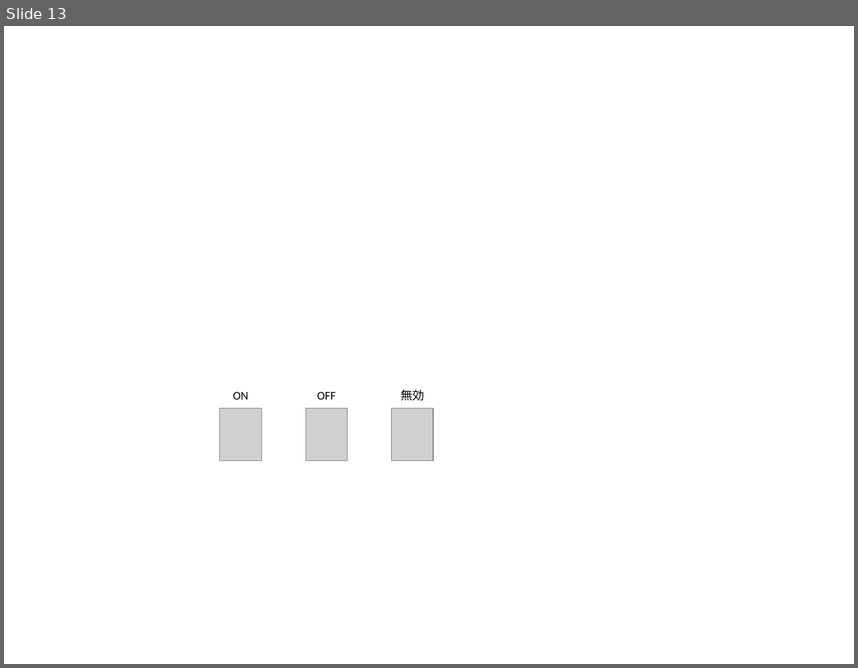
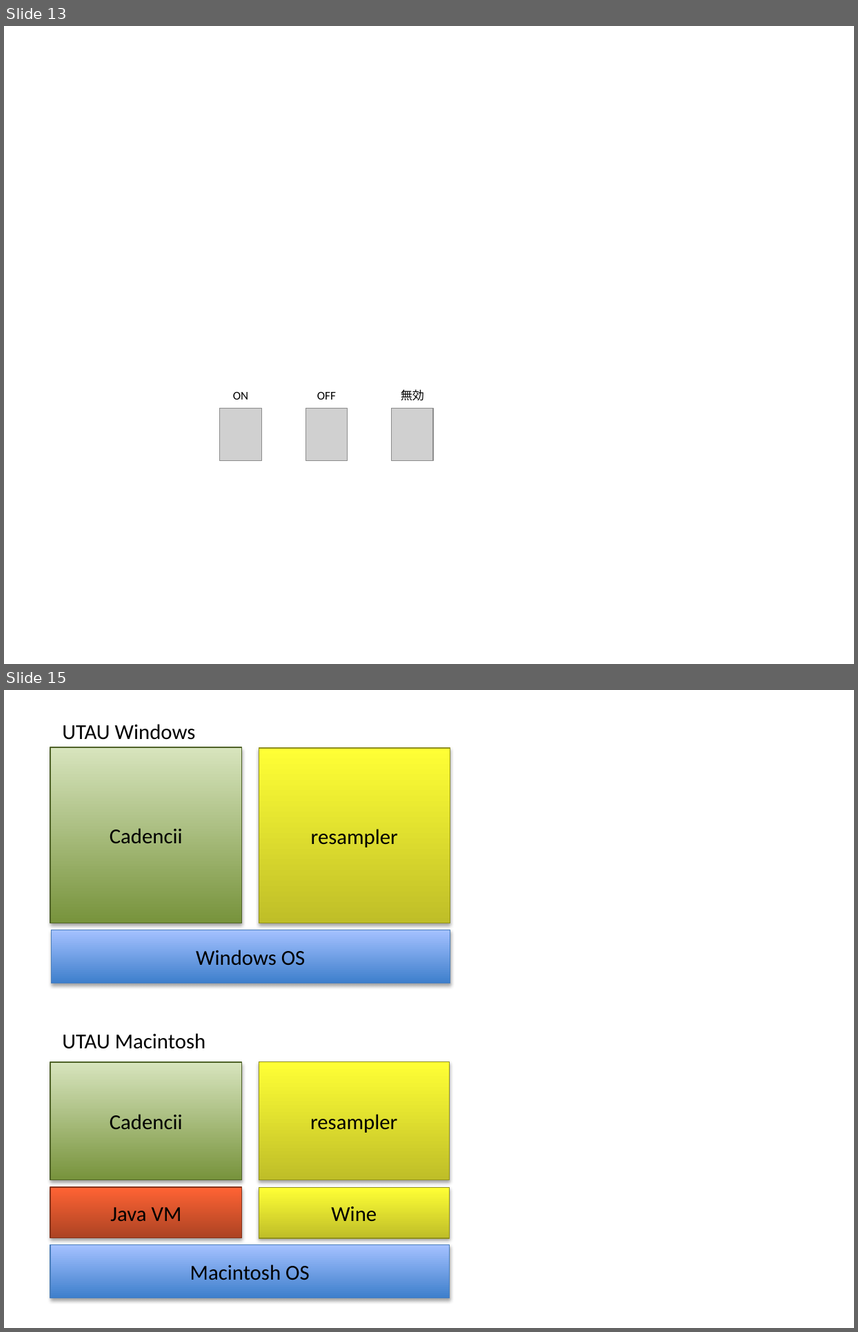
Before and after one commit to cadencii/cadencii, a slide deck: Cadencii/manual/manual.pptx. Shown one above the other, each under a label of ours: slide 13 before the commit, slides 13 and 15 after it; the slides between them are not shown. The pictures are 858x668 and 858x1332 pixels, drawn with LibreOffice and Linux fonts; fonts in the diff are those of the drawing; grey boxes stand for pictures. Boxes give left, top, right and bottom in pixels: in the first picture for what was removed or moved away, otherwise in the second. Text is boxed around its words. In the diff, an @@ line names an element or a change of style, - is before the commit and + after.

```diff
--- a/Cadencii/manual/manual.pptx
+++ b/Cadencii/manual/manual.pptx
@@ slide 15 added at (x1=4, y1=690, x2=854, y2=1328), background #FFFFFF @@
@@ text added at (x1=62, y1=724, x2=196, y2=740), 18 pt, text #000000 @@
+UTAU Windows
@@ rectangle added at (x1=51, y1=747, x2=242, y2=923), fill gradient #77933C to #D7E4BD, outline #4F6228 0.75 pt, 18 pt, text #000000 @@
+Cadencii
@@ rectangle added at (x1=259, y1=748, x2=450, y2=923), fill gradient #BFBE28 to #FFFF35, outline #8F8F1E 0.75 pt, 18 pt, text #000000 @@
+resampler
@@ rectangle added at (x1=51, y1=929, x2=450, y2=983), fill gradient #3F80CE to #A4C4FF, outline #4B7EBC 0.75 pt, 18 pt, text #000000 @@
+Windows OS
@@ text added at (x1=62, y1=1033, x2=205, y2=1049), 18 pt, text #000000 @@
+UTAU Macintosh
@@ rectangle added at (x1=259, y1=1061, x2=450, y2=1180), fill gradient #BFBE28 to #FFFF35, outline #8F8F1E 0.75 pt, 18 pt, text #000000 @@
+resampler
@@ rectangle added at (x1=51, y1=1063, x2=242, y2=1181), fill gradient #77933C to #D7E4BD, outline #4F6228 0.75 pt, 18 pt, text #000000 @@
+Cadencii
@@ rectangle added at (x1=51, y1=1186, x2=242, y2=1237), fill gradient #AC4323 to #FF6334, outline #86331B 0.75 pt, 18 pt, text #000000 @@
+Java VM
@@ rectangle added at (x1=259, y1=1187, x2=450, y2=1239), fill gradient #BFBE28 to #FFFF35, outline #8F8F1E 0.75 pt, 18 pt, text #000000 @@
+Wine
@@ rectangle added at (x1=51, y1=1244, x2=450, y2=1297), fill gradient #3F80CE to #A4C4FF, outline #4B7EBC 0.75 pt, 18 pt, text #000000 @@
+Macintosh OS
```
Also in this commit, not shown: 2 other slides added, 7 other files.
